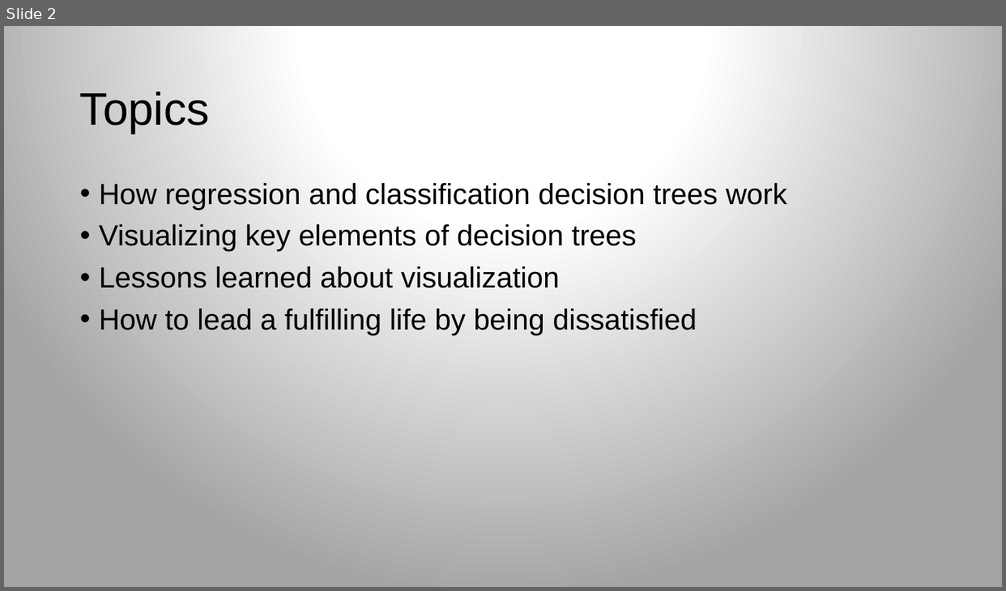
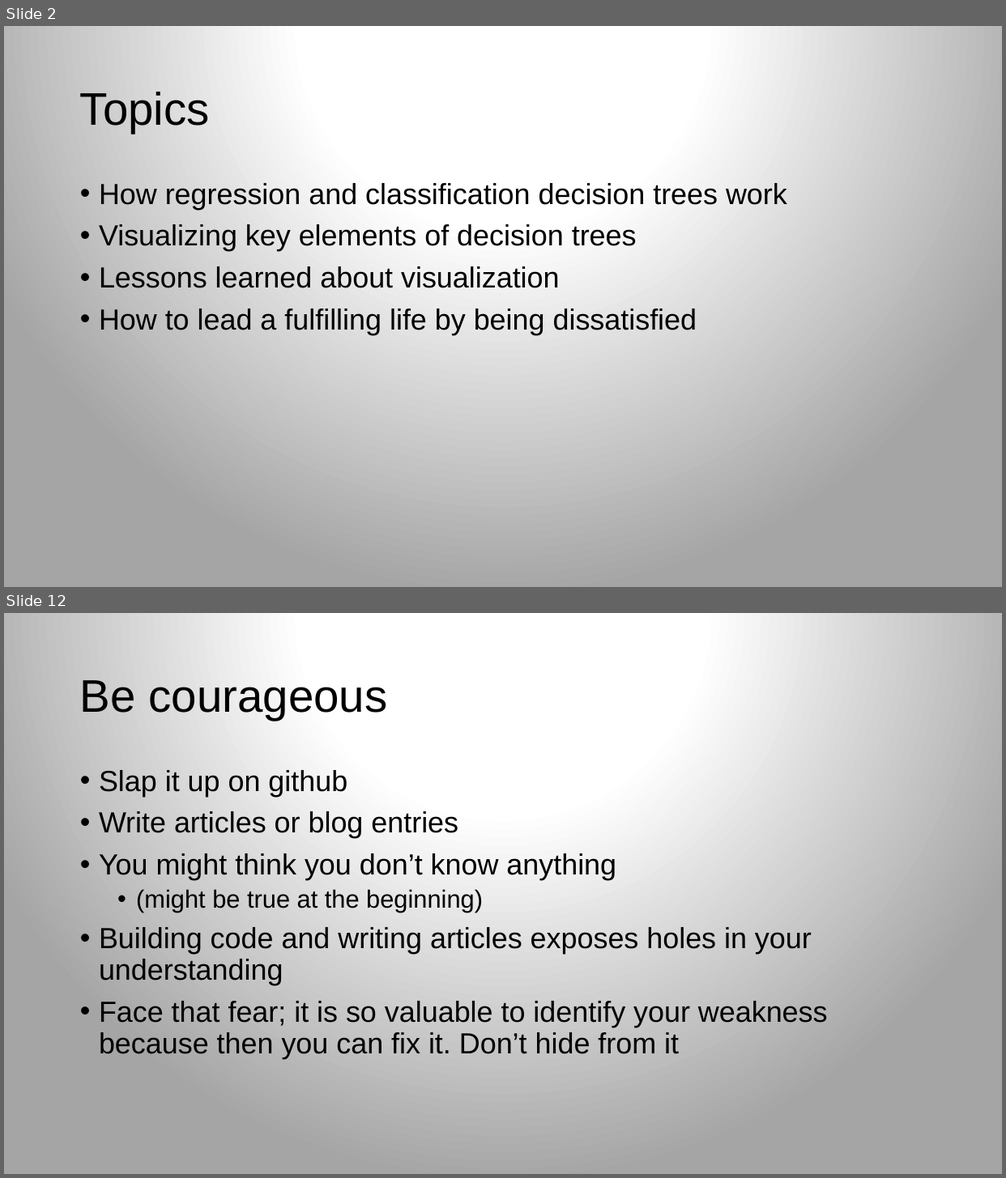
Before and after one commit to rspadim/dtreeviz, a slide deck: talk/dtreeviz.pptx. Shown one above the other, each under a label of ours: slide 2 before the commit, slides 2 and 12 after it; the slides between them are not shown. The pictures are 1006x591 and 1006x1178 pixels, drawn with LibreOffice and Linux fonts; fonts in the diff are those of the drawing; background and template pictures are left out. Boxes give left, top, right and bottom in pixels: in the first picture for what was removed or moved away, otherwise in the second. Text is boxed around its words. In the diff, an @@ line names an element or a change of style, - is before the commit and + after.

```diff
--- a/talk/dtreeviz.pptx
+++ b/talk/dtreeviz.pptx
@@ slide 12 added at [4, 613, 1002, 1174], background gradient #FFFFFF to #A5A5A5 @@
@@ title added at [80, 680, 388, 720], 44 pt, text #000000 @@
+Be courageous
@@ text added at [99, 770, 828, 1059], 28 pt, text #000000 @@
+• Slap it up on github
+• Write articles or blog entries
+• You might think you don’t know anything
+  • (might be true at the beginning)
+• Building code and writing articles exposes holes in your understanding
+• Face that fear; it is so valuable to identify your weakness because then you can fix it. Don’t hide from it
```
Also in this commit, not shown: 1 slide changed, 9 other slides added, 2 other files.
